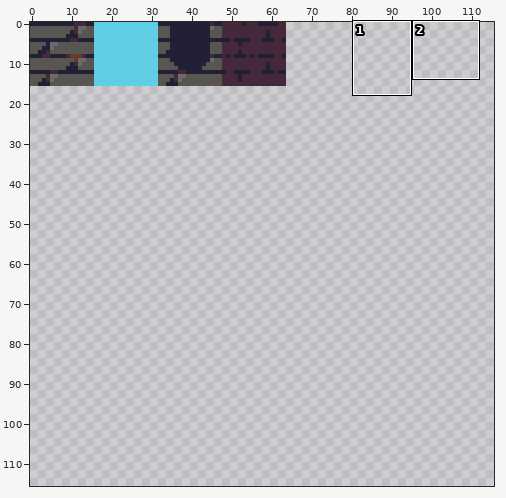
Two versions of one pixel-art file, asset/map/map_tilesheet.aseprite. Above: a wide view before the commit, with the close-up outlined.
Close-up. As it was:
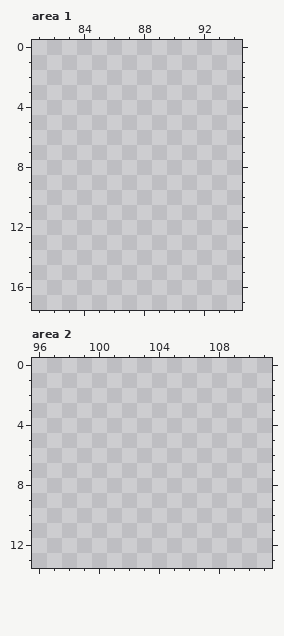
256x256 pixels, 1 frame. Shown: area 1: x 81..94, y 0..17; area 2: x 96..111, y 0..13. The wide view leaves out empty margins. The commit also changed other parts of the picture, which this record leaves out.
Palette (. is transparent): 
New version:
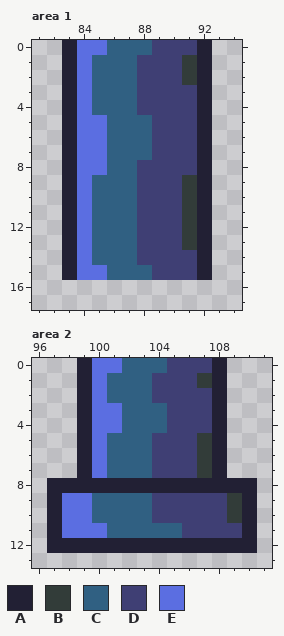
Colours new in this view: A #222034  B #323c39  C #306082  D #3f3f74  E #5b6ee1
Edits made:
Area 1:
Colour A now appears in rows 0 to 15 at x 83 and 92.
Colour B now appears in rows 1 to 2 at x 91; in rows 9 to 13 at x 91.
Colour C now appears in row 0 at x 86 to 88; in rows 1 to 4 at x 85 to 87; in rows 5 to 7 at x 86 to 88; in row 8 at x 86 to 87; in rows 9 to 14 at x 85 to 87; in row 15 at x 86 to 88.
Colour D now appears in row 0 at x 89 to 91; in rows 1 to 2 at x 88 to 90; in rows 3 to 4 at x 88 to 91; in rows 5 to 7 at x 89 to 91; in row 8 at x 88 to 91; in rows 9 to 13 at x 88 to 90.
Colour D now appears in row 14 at x 88 to 91; in row 15 at x 89 to 91.
Colour E now appears in row 0 at x 84 to 85; in rows 1 to 4 at x 84; in rows 5 to 8 at x 84 to 85; in rows 9 to 14 at x 84; in row 15 at x 84 to 85.
Area 2:
Colour A now appears in rows 0 to 7 at x 99 and 108; in row 8 at x 97 to 110; in rows 9 to 11 at x 97 and 110; in row 12 at x 97 to 110.
Colour B now appears in row 1 at x 107; in rows 5 to 7 at x 107; in rows 9 to 10 at x 109.
Colour C now appears in row 0 at x 102 to 104; in rows 1 to 2 at x 101 to 103; in rows 3 to 4 at x 102 to 104; in rows 5 to 7 at x 101 to 103; in rows 9 to 10 at x 100 to 103; in row 11 at x 101 to 105.
Colour D now appears in row 0 at x 105 to 107; in row 1 at x 104 to 106; in row 2 at x 104 to 107; in rows 3 to 4 at x 105 to 107; in rows 5 to 7 at x 104 to 106; in rows 9 to 10 at x 104 to 108.
Colour D now appears in row 11 at x 106 to 109.
Colour E now appears in row 0 at x 100 to 101; in rows 1 to 2 at x 100; in rows 3 to 4 at x 100 to 101; in rows 5 to 7 at x 100; in rows 9 to 10 at x 98 to 99; in row 11 at x 98 to 100.
